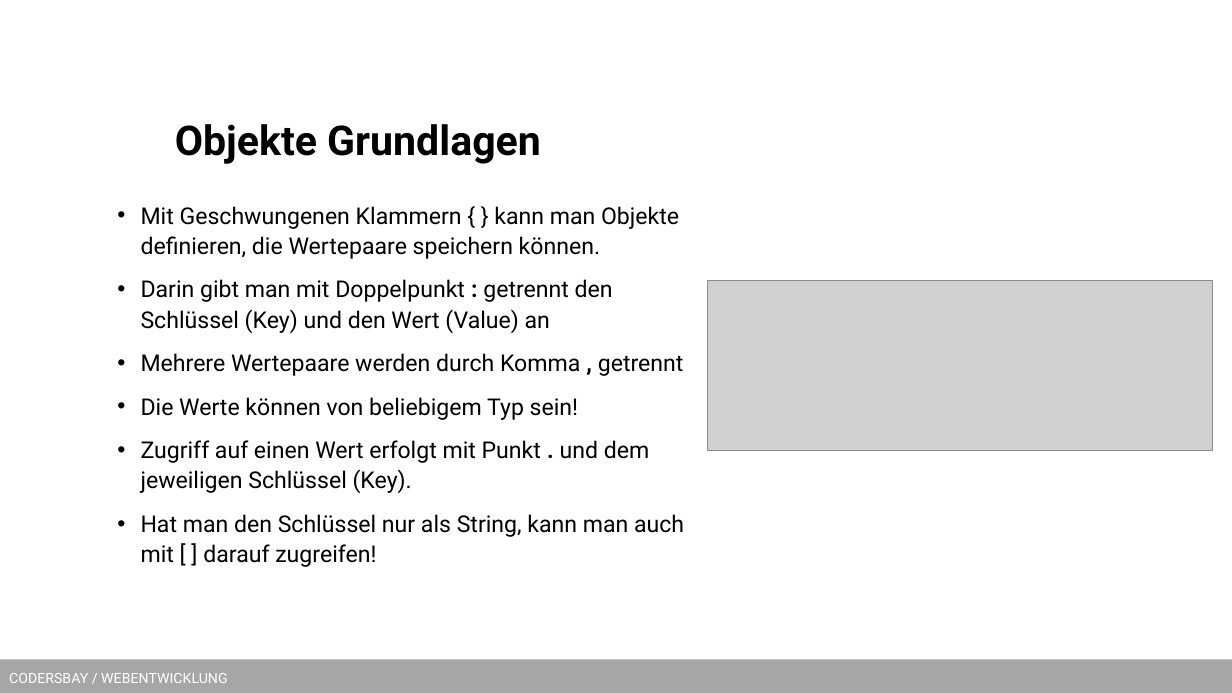
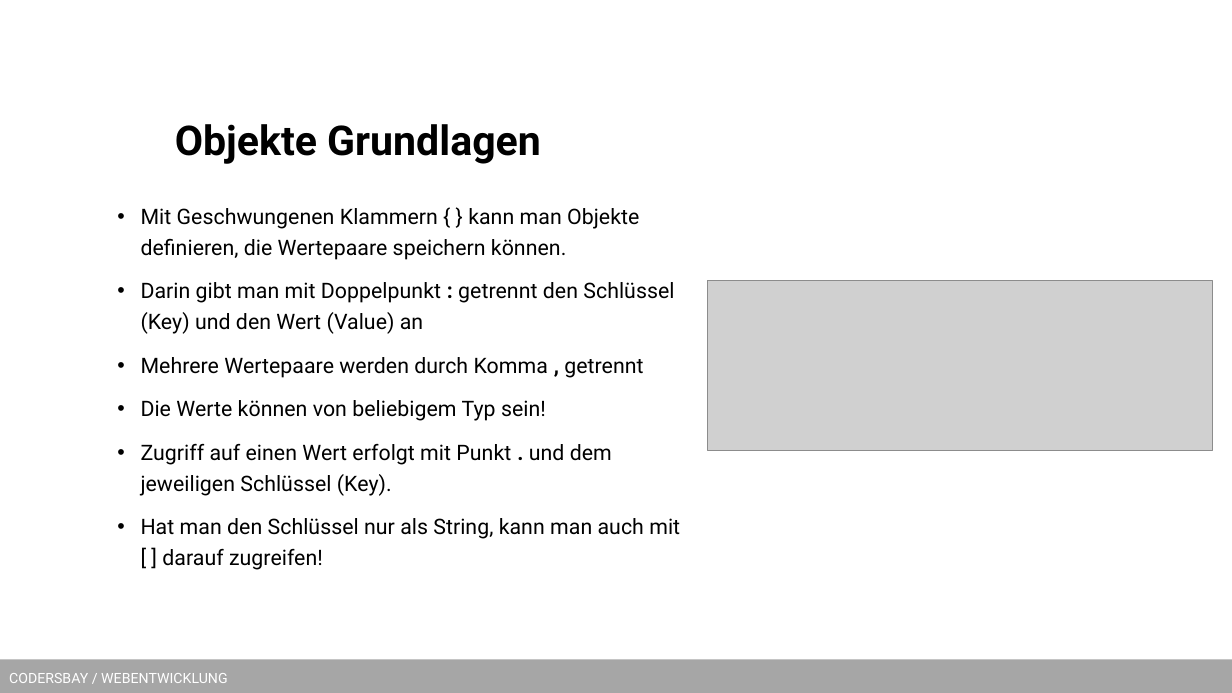
Before and after one commit to kodo89/Webentwicklung_23_24, a slide deck: slide 15 of 7. Javascript/Slides/JS Arrays und Objekte.pptx (slide 10 before the commit). Drawn at 1232x693 pixels with LibreOffice and Linux fonts; fonts in the diff are those of the drawing; grey boxes stand for pictures; background and template pictures are left out. Boxes give left, top, right and bottom in pixels: in the first picture for what was removed or moved away, otherwise in the second. Text is boxed around its words. In the diff, an @@ line names an element or a change of style, - is before the commit and + after.

```diff
--- a/7. Javascript/Slides/JS Arrays und Objekte.pptx
+++ b/7. Javascript/Slides/JS Arrays und Objekte.pptx
@@ text "Mit Geschwungenen Klammern { } ..." at bbox=[141, 208, 680, 570]: size 18 to 16.6 pt; line spacing 1.1 to 1.2 @@
```
Also in this commit, not shown: 1 other slide changed, 5 slides added, 26 other files.
